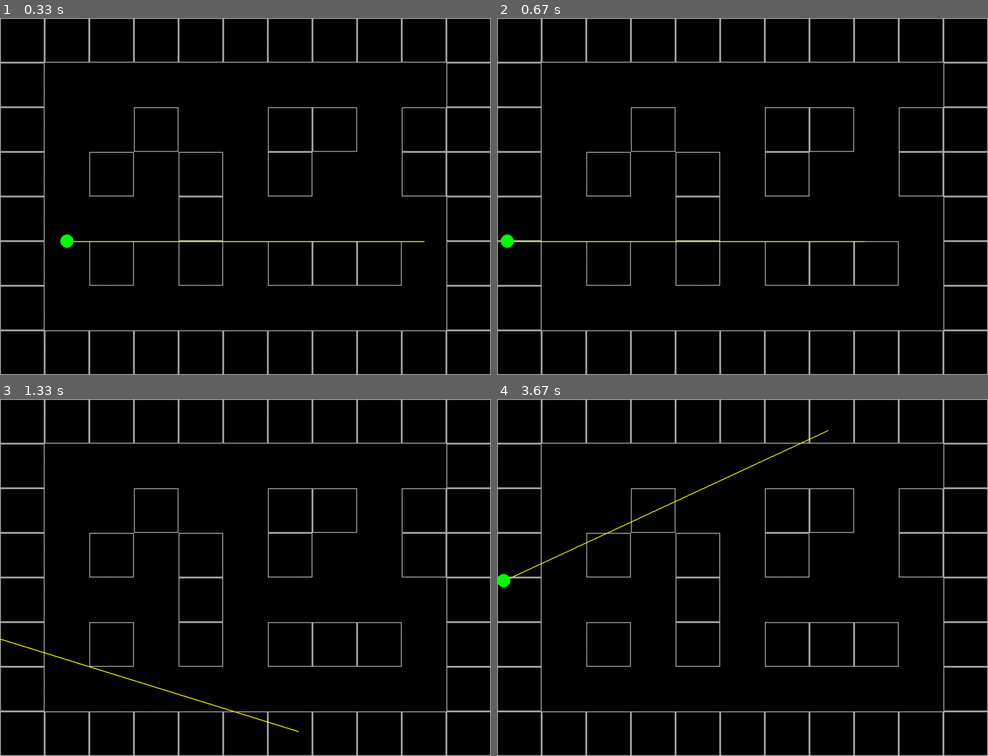
Above: before the commit, frames 1-4 (two rows, left to right).
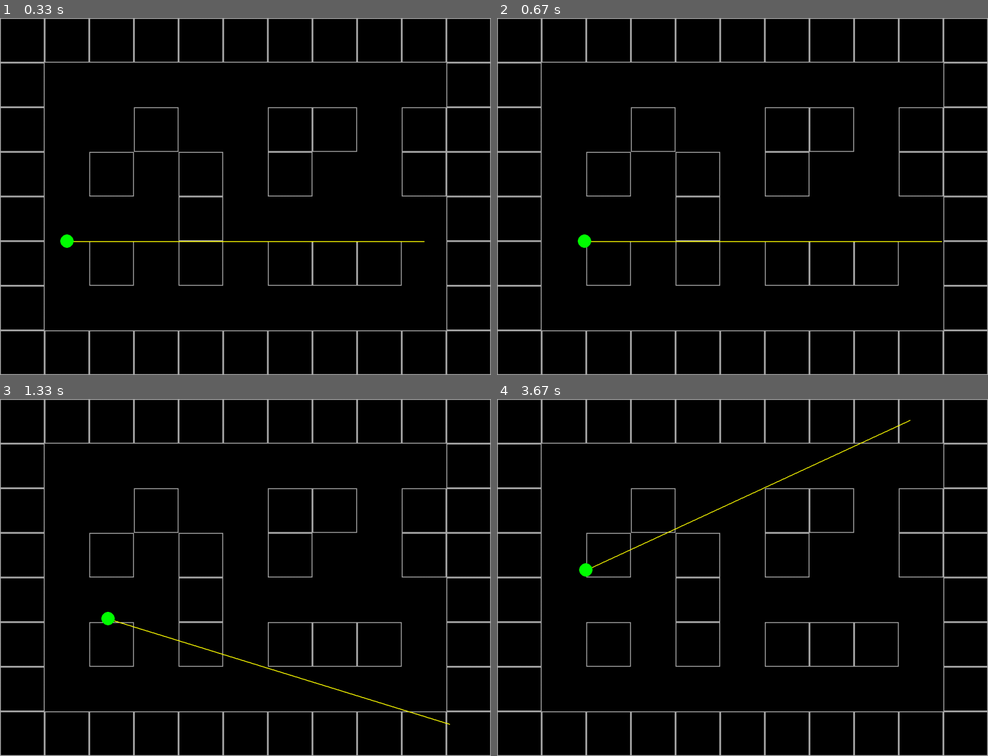
Above: after the commit, the same moments.

Repository: dropdeaddavi/DOOM-style-pygame
Game: pygame game, started from main.py
Same seed, same stepped clock (60 frames per second), same inputs: the game is played once before the commit and once after it.
Inputs:
- Up to frame 1 (0.33 s): no input
- Up to frame 2 (0.67 s): hold D from 0.33 s (still down)
- Up to frame 3 (1.33 s): release D at 0.8 s; hold D from 1.17 s (still down); hold Right from 1.17 s (still down)
- Up to frame 4 (3.67 s): release D at 1.63 s; release Right at 1.63 s; hold A 1.67-2.2 s; hold Left 1.67-2.2 s; hold S 2.23-2.53 s; hold A 2.57-2.97 s; hold Left 2.57-2.97 s; hold W 3-3.37 s; hold D from 3.4 s (still down); hold Right from 3.4 s (still down)

Frame 1 is identical in both runs. In frame 2, 0.3% of the frame differs, in the area x 0-91%, y 60-65%; in frame 3, 0.6%; in frame 4, 0.7%, in the area x 0-85%, y 5-53%.

Commit message:
Wall collision detection implemented

Diff:
--- a/Settings.py
+++ b/Settings.py
@@ -1,7 +1,7 @@
 # Game settings
 
 RES = HEIGHT, WIDTH = 1100, 800
-FPS = 60
+FPS = 0
 
 PLAYER_POS = 1.5, 5
 PLAYER_ANGLE = 0
--- a/player.py
+++ b/player.py
@@ -1,4 +1,4 @@
-from  Settings import *
+from Settings import *
 import pygame
 import math
 
@@ -24,14 +24,14 @@
             dx += -speed_cos
             dy += -speed_sin
         if keys[pygame.K_a]:
+            dx += -speed_cos
+            dy += speed_sin
+        if keys[pygame.K_d]:
             dx += speed_cos
             dy += -speed_sin
-        if keys[pygame.K_d]:
-            dx += -speed_cos
-            dy += speed_sin
 
-        self.x += dx
-        self.y += dy
+        self.checkWallCollision(dx, dy)
+
 
         if keys[pygame.K_LEFT]:
             self.angle -= PLAYER_ROT_SPEED * self.game.delta_time
@@ -39,9 +39,19 @@
             self.angle += PLAYER_ROT_SPEED * self.game.delta_time
         self.angle %= math.tau
 
+    def checkWall(self, x, y):
+        return (x, y) not in self.game.map.world_map
+
+    def checkWallCollision(self, dx, dy):
+        if self.checkWall(int(self.x + dx), int(self.y)):
+            self.x += dx
+        if self.checkWall(int(self.x), int(self.y + dy)):
+            self.y += dy
+
+
     def draw(self):
         pygame.draw.line(self.game.screen, "yellow", (self.x * 100, self.y * 100),
-                         (self.x * 100 + WIDTH * math.cos(self.angle),
+                        (self.x * 100 + WIDTH * math.cos(self.angle),
                          self.y * 100 + WIDTH * math.sin(self.angle)), 2)
         pygame.draw.circle(self.game.screen, "green", (self.x * 100, self.y * 100), 15)
 
